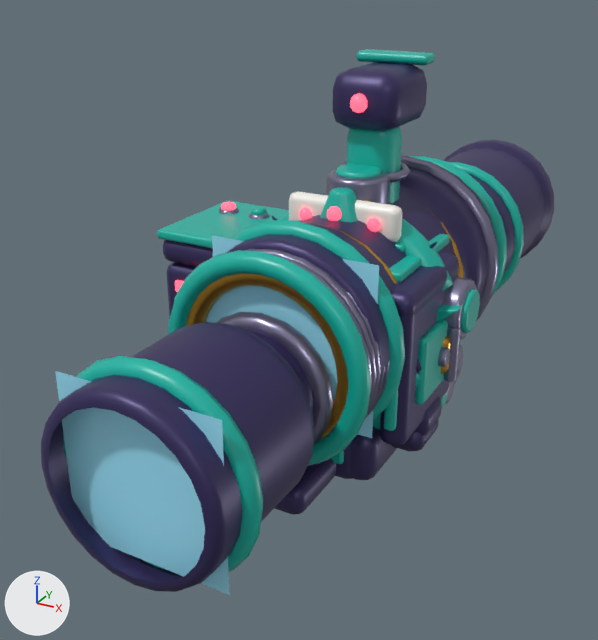
Renders of the glTF model art/models/sights.glb from each side of a commit.
Before and after are seen from a 50 mm lens placed at (0.129, -0.28, 0.182), pointed at (-0.025, 0.001, 0.041). Every picture has the same lights, and +X, +Y and +Z are marked at lower left. The older version comes first. Where no turn or scale is listed for an object, it has been applied to the vertices.

Names of what the first picture shows: 'Brass_Body', 'Brass_Lens', 'Eye_Body', 'Gallery_Body', 'Holo_Body', 'Periscope_Body', 'Prism_Body', 'Prism_Lens', 'Ranger_Body', 'Reflex_Body', 'Scope_Body', 'Scope_Lens' and 4 more.
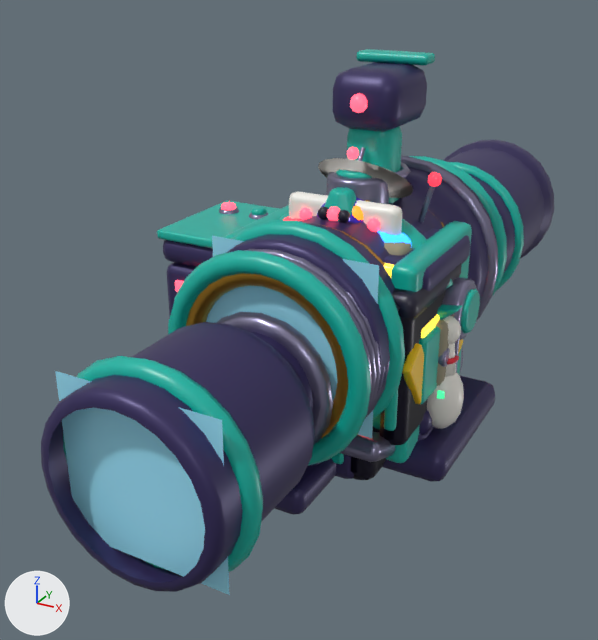
Patch to the scene script:
```diff
--- a/art/models/sights.glb.py
+++ b/art/models/sights.glb.py
@@ ob_tenpin_body @@
+ob_tenpin_body = bpy.data.objects.new('TenPin_Body', me_tenpin_body)  # 1460 vertices, 2852 faces; spans x -0.052..0.052, y -0.029..0.041, z 0.0..0.1018; in mat_sightbody (dark blue #3a3162), mat_sightaccent (cyan #12b5a4), mat_sightwhite (white #f4f1ea), mat_sightball (blue #4a2fd0), mat_sightink (dark blue #1c1830), mat_sightvein (red #e8263a), mat_sightglow (red #ff4a5e, glowing red #ff4a5e), mat_sightsteel (greyish blue #8a86a3)
+ob_tenpin_body.location = (0.0, 0.0, 0.0)
@@ ob_radar_body @@
+ob_radar_body = bpy.data.objects.new('Radar_Body', me_radar_body)  # 1306 vertices, 2560 faces; spans x -0.0342..0.0342, y -0.03..0.03, z 0.0..0.1179; in mat_sightbody (dark blue #3a3162), mat_sightsteel (greyish blue #8a86a3), mat_sightaccent (cyan #12b5a4), mat_sightwhite (white #f4f1ea), mat_sightglow (red #ff4a5e, glowing red #ff4a5e), mat_sightsirenred (red #ff2a3a, glowing red #ff2a3a), mat_sightmarquee (yellow #ffd23d, glowing yellow #ffd23d), mat_sightjade (green #3fe08a, glowing green #49ff9e)
+ob_radar_body.location = (0.0, 0.0, 0.0)
@@ ob_magma_body @@
+ob_magma_body = bpy.data.objects.new('Magma_Body', me_magma_body)  # 1438 vertices, 2776 faces; spans x -0.0454..0.0454, y -0.032..0.048, z -0.0028..0.099; in mat_sightbasalt (dark grey #3a2f38), mat_sightlava (orange #ff6a1a, glowing orange #ff6a1a), mat_sightsteel (greyish blue #8a86a3)
+ob_magma_body.location = (0.0, 0.0, 0.0)
@@ ob_idol_body @@
+ob_idol_body = bpy.data.objects.new('Idol_Body', me_idol_body)  # 1428 vertices, 2780 faces; spans x -0.0478..0.0478, y -0.032..0.048, z 0.0..0.0995; in mat_sightstone (yellow #9a937c), mat_sightmoss (green #5a9a3c), mat_sightjade (green #3fe08a, glowing green #49ff9e), mat_sightwhite (white #f4f1ea), mat_sightaccent (cyan #12b5a4), mat_sightsteel (greyish blue #8a86a3)
+ob_idol_body.location = (0.0, 0.0, 0.0)
@@ ob_hazard_body @@
+ob_hazard_body = bpy.data.objects.new('Hazard_Body', me_hazard_body)  # 1600 vertices, 3104 faces; spans x -0.0422..0.0422, y -0.0445..0.058, z 0.0..0.0914; in mat_sightink (dark blue #1c1830), mat_sightsirenred (red #ff2a3a, glowing red #ff2a3a), mat_sightsirenblue (blue #2a8cff, glowing blue #2a8cff), mat_sightglow (red #ff4a5e, glowing red #ff4a5e), mat_sighthazard (yellow #ffcc1a), mat_sightsteel (greyish blue #8a86a3)
+ob_hazard_body.location = (0.0, 0.0, 0.0)
@@ ob_arcade_body @@
+ob_arcade_body = bpy.data.objects.new('Arcade_Body', me_arcade_body)  # 1244 vertices, 2420 faces; spans x -0.041..0.041, y -0.0521..0.053, z 0.0..0.087; in mat_sightbody (dark blue #3a3162), mat_sightmarquee (yellow #ffd23d, glowing yellow #ffd23d), mat_sightsteel (greyish blue #8a86a3), mat_sightsirenred (red #ff2a3a, glowing red #ff2a3a), mat_sightglow (red #ff4a5e, glowing red #ff4a5e), mat_sightaccent (cyan #12b5a4)
+ob_arcade_body.location = (0.0, 0.0, 0.0)
```

Boxes [x1, y1, x2, y2] around the edits, measured in the pictures (598 x 640 px):
'TenPin_Body', added: after [317, 197, 495, 481]
    faces in mat_sightbody (dark blue #3a3162): [382, 375, 495, 481]
    faces in mat_sightwhite (white #f4f1ea): [427, 316, 464, 429]
    faces in mat_sightink (dark blue #1c1830): [318, 207, 350, 222]
'Arcade_Body', added (mostly hidden): after [225, 205, 472, 463]
    faces in mat_sightaccent (cyan #12b5a4): [225, 205, 472, 463]
    faces in mat_sightbody (dark blue #3a3162): [384, 228, 470, 291]
    faces in mat_sightsteel (greyish blue #8a86a3): [340, 432, 395, 462]
    faces in mat_sightmarquee (yellow #ffd23d, glowing yellow #ffd23d): [384, 263, 440, 338]
'Hazard_Body', added: after [283, 216, 463, 480]
    faces in mat_sightink (dark blue #1c1830): [350, 263, 462, 480]
    faces in mat_sighthazard (yellow #ffcc1a): [402, 339, 463, 405]
    faces in mat_sightsirenblue (blue #2a8cff, glowing blue #2a8cff): [378, 231, 412, 247]
'Radar_Body', added: after [318, 147, 442, 224]
    faces in mat_sightwhite (white #f4f1ea): [318, 158, 413, 198]
    faces in mat_sightsteel (greyish blue #8a86a3): [358, 147, 435, 224]
    faces in mat_sightsirenred (red #ff2a3a, glowing red #ff2a3a): [428, 172, 442, 187]
    faces in mat_sightglow (red #ff4a5e, glowing red #ff4a5e): [347, 147, 359, 160]
'Idol_Body', added (mostly hidden): after [384, 242, 449, 399]
    faces in mat_sightstone (yellow #9a937c): [384, 242, 449, 386]
'Magma_Body', added (mostly hidden): after [352, 205, 364, 220]
'Holo_Body', unchanged, covered by the edit: before [332, 252, 463, 480]; after [332, 289, 463, 464]
